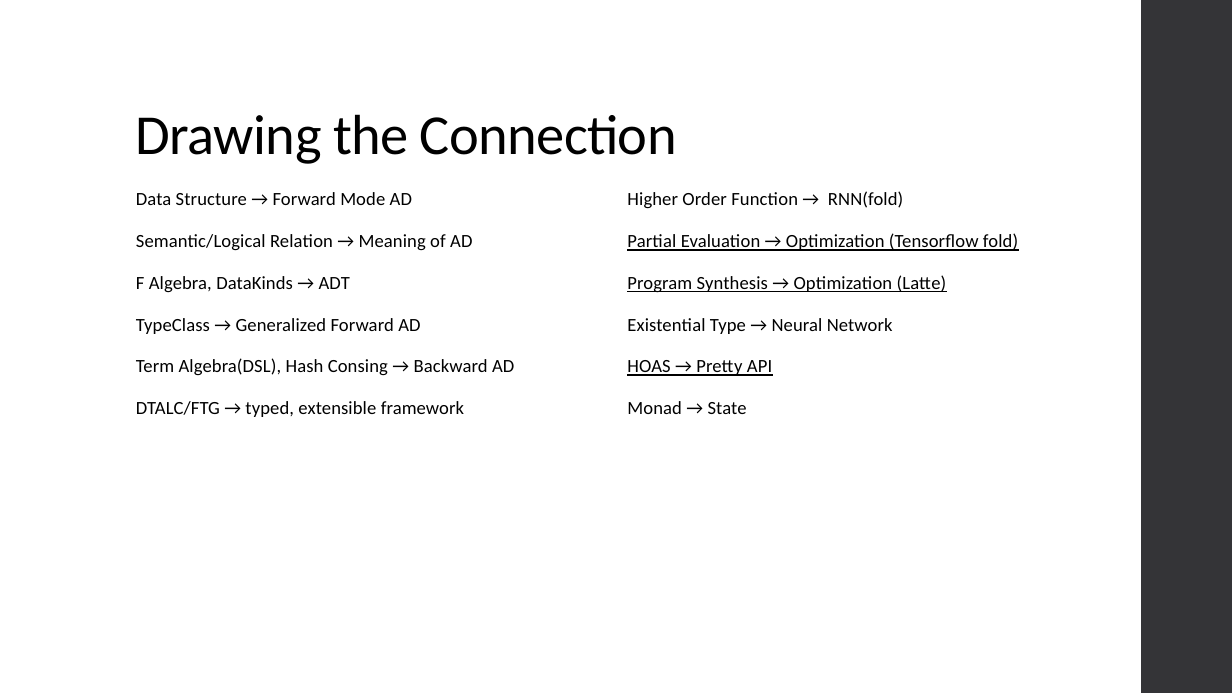
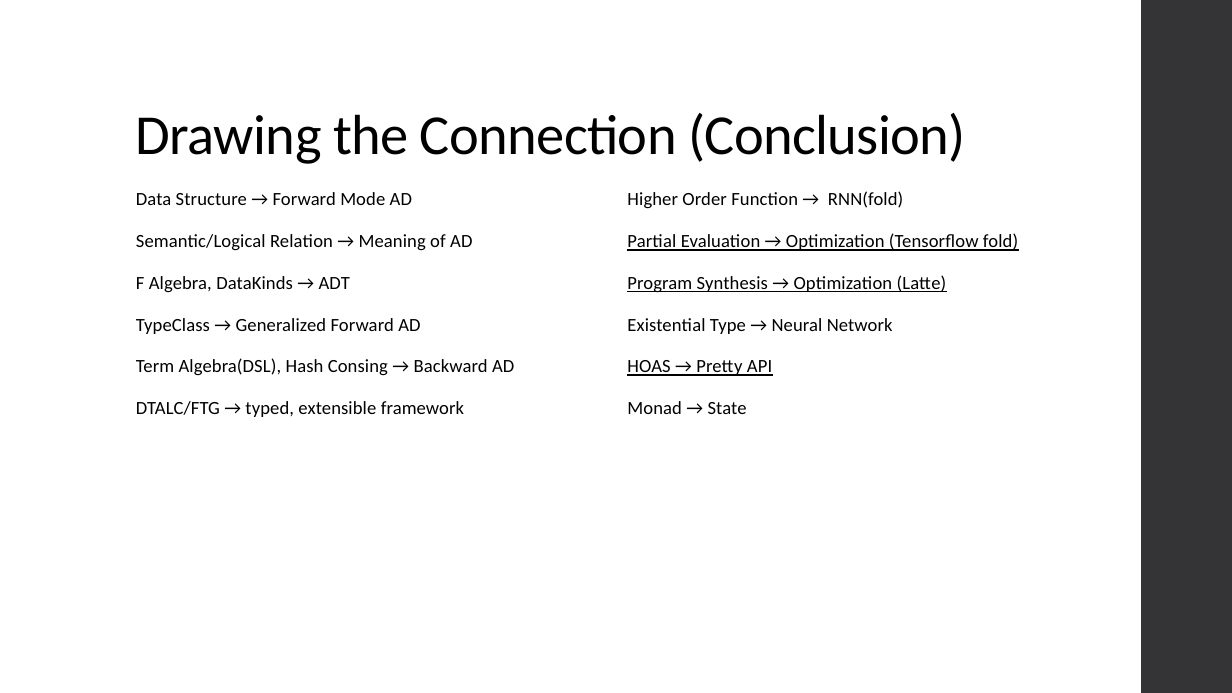
Before and after one commit to ThoughtWorksInc/DeepDarkFantasy, a slide deck: slide 41 of Talk.pptx. Drawn at 1232x693 pixels with LibreOffice and Linux fonts; fonts in the diff are those of the drawing. Boxes give left, top, right and bottom in pixels: in the first picture for what was removed or moved away, otherwise in the second. Text is boxed around its words. In the diff, an @@ line names an element or a change of style, - is before the commit and + after.

```diff
--- a/Talk.pptx
+++ b/Talk.pptx
@@ title at (136, 113, 966, 164): text changed @@
-Drawing the Connection
+Drawing the Connection (Conclusion)
```
Also in this commit, not shown: 3 other slides changed.
